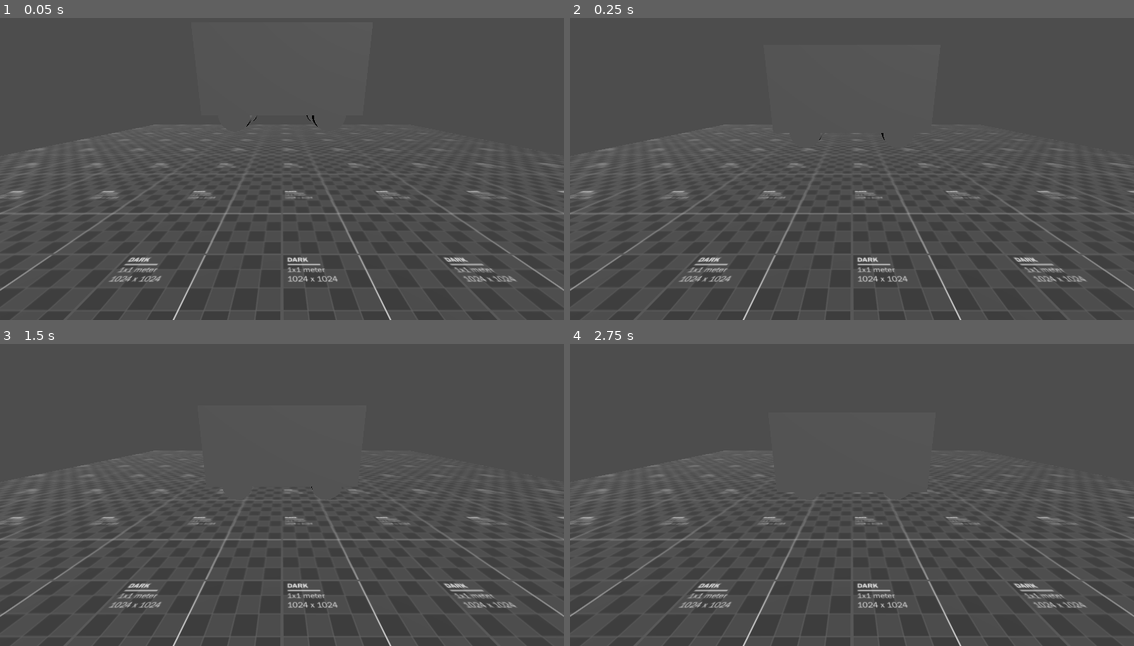
Above: before the commit, frames 1-4 (two rows, left to right).
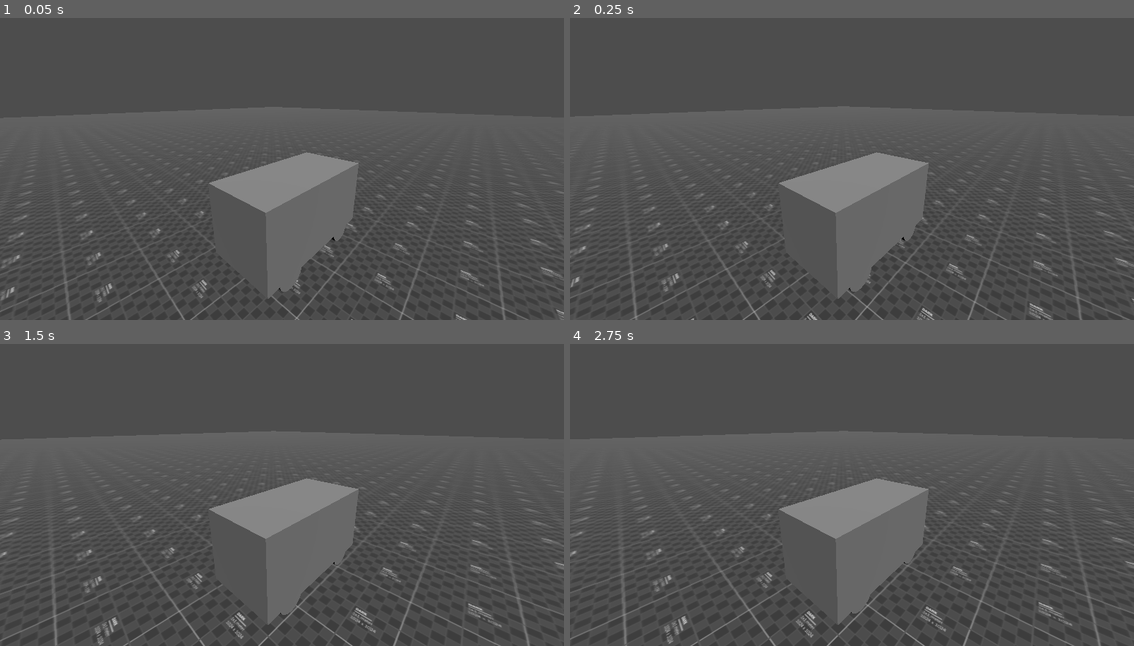
Above: after the commit, the same moments.

Repository: dairycultist/bus-game
Game: Godot game, scene res://scene.tscn
Same seed, same stepped clock (60 frames per second), same inputs: the game is played once before the commit and once after it.
Inputs:
- Up to frame 1 (0.05 s): no input
- Up to frame 2 (0.25 s): no input
- Up to frame 3 (1.5 s): no input
- Up to frame 4 (2.75 s): no input

The runs differ from the first frame. In frame 1, 8.8% of the frame differs, in the area x 0-100%, y 32-100%; in frame 2, 9.0%; in frame 3, 9.3%; in frame 4, 9.3%, in the area x 0-100%, y 37-100%.

Commit message:
Refactor

Diff:
--- a/scene.tscn
+++ b/scene.tscn
@@ -7,17 +7,17 @@
 
 [sub_resource type="StandardMaterial3D" id="StandardMaterial3D_nxogm"]
 albedo_texture = ExtResource("1_ulcgi")
-uv1_scale = Vector3(10, 10, 10)
+uv1_scale = Vector3(100, 100, 100)
 
 [sub_resource type="QuadMesh" id="QuadMesh_drvgu"]
-size = Vector2(10, 10)
+size = Vector2(100, 100)
 orientation = 1
 
 [sub_resource type="BoxShape3D" id="BoxShape3D_nxogm"]
-size = Vector3(2, 1, 1)
+size = Vector3(1, 1, 2)
 
 [sub_resource type="BoxMesh" id="BoxMesh_3253y"]
-size = Vector3(2, 1, 1)
+size = Vector3(1, 1, 2)
 
 [sub_resource type="CylinderMesh" id="CylinderMesh_nxogm"]
 top_radius = 0.2
@@ -36,57 +36,57 @@
 mesh = SubResource("QuadMesh_drvgu")
 skeleton = NodePath("../..")
 
-[node name="Camera3D" type="Camera3D" parent="."]
-transform = Transform3D(1, 0, 0, 0, 0.956453, 0.291888, 0, -0.291888, 0.956453, 0, 0.97508, 3.11501)
-
 [node name="Chassis" type="RigidBody3D" parent="."]
 transform = Transform3D(1, 0, 0, 0, 1, 0, 0, 0, 1, 0, 1.28183, 0)
-linear_damp = 3.5
+linear_damp = 5.0
 angular_damp = 1.0
 
-[node name="CollisionShape3D" type="CollisionShape3D" parent="Chassis"]
+[node name="Camera3D" type="Camera3D" parent="Chassis"]
+transform = Transform3D(0.738491, -0.196809, 0.644901, 0, 0.956453, 0.291888, -0.674264, -0.215556, 0.706331, 1.69432, 1.46767, 2.09409)
+
+[node name="Collider" type="CollisionShape3D" parent="Chassis"]
 shape = SubResource("BoxShape3D_nxogm")
 
-[node name="MeshInstance3D" type="MeshInstance3D" parent="Chassis"]
+[node name="Mesh" type="MeshInstance3D" parent="Chassis"]
 mesh = SubResource("BoxMesh_3253y")
 
 [node name="Wheel" type="Node3D" parent="Chassis"]
-transform = Transform3D(1, 0, 0, 0, 1, 0, 0, 0, 1, -0.6, -0.7, -0.38)
+transform = Transform3D(1, 0, 0, 0, 1, 0, 0, 0, 1, -0.38, -0.7, 0.6)
 script = ExtResource("2_nxogm")
 stiffness = 40.0
 
 [node name="Mesh" type="MeshInstance3D" parent="Chassis/Wheel"]
-transform = Transform3D(1, 0, 0, 0, -4.37114e-08, -1, 0, 1, -4.37114e-08, 0, 0.2, 0)
+transform = Transform3D(-4.37114e-08, -1, 0, 1, -4.37114e-08, 0, 0, 0, 1, 0, 0.2, 0)
 mesh = SubResource("CylinderMesh_nxogm")
 skeleton = NodePath("")
 
 [node name="Wheel2" type="Node3D" parent="Chassis"]
-transform = Transform3D(1, 0, 0, 0, 1, 0, 0, 0, 1, 0.6, -0.7, -0.38)
+transform = Transform3D(1, 0, 0, 0, 1, 0, 0, 0, 1, -0.38, -0.7, -0.6)
 script = ExtResource("2_nxogm")
 stiffness = 40.0
 
 [node name="Mesh" type="MeshInstance3D" parent="Chassis/Wheel2"]
-transform = Transform3D(1, 0, 0, 0, -4.37114e-08, -1, 0, 1, -4.37114e-08, 0, 0.2, 0)
+transform = Transform3D(-4.37114e-08, -1, 0, 1, -4.37114e-08, 0, 0, 0, 1, 0, 0.2, 0)
 mesh = SubResource("CylinderMesh_nxogm")
 skeleton = NodePath("")
 
 [node name="Wheel3" type="Node3D" parent="Chassis"]
-transform = Transform3D(1, 0, 0, 0, 1, 0, 0, 0, 1, -0.6, -0.7, 0.38)
+transform = Transform3D(1, 0, 0, 0, 1, 0, 0, 0, 1, 0.38, -0.7, 0.6)
 script = ExtResource("2_nxogm")
 stiffness = 40.0
 
 [node name="Mesh" type="MeshInstance3D" parent="Chassis/Wheel3"]
-transform = Transform3D(1, 0, 0, 0, -4.37114e-08, -1, 0, 1, -4.37114e-08, 0, 0.2, 0)
+transform = Transform3D(-4.37114e-08, -1, 0, 1, -4.37114e-08, 0, 0, 0, 1, 0, 0.2, 0)
 mesh = SubResource("CylinderMesh_nxogm")
 skeleton = NodePath("")
 
 [node name="Wheel4" type="Node3D" parent="Chassis"]
-transform = Transform3D(1, 0, 0, 0, 1, 0, 0, 0, 1, 0.6, -0.7, 0.38)
+transform = Transform3D(1, 0, 0, 0, 1, 0, 0, 0, 1, 0.38, -0.7, -0.6)
 script = ExtResource("2_nxogm")
 stiffness = 40.0
 
 [node name="Mesh" type="MeshInstance3D" parent="Chassis/Wheel4"]
-transform = Transform3D(1, 0, 0, 0, -4.37114e-08, -1, 0, 1, -4.37114e-08, 0, 0.2, 0)
+transform = Transform3D(-4.37114e-08, -1, 0, 1, -4.37114e-08, 0, 0, 0, 1, 0, 0.2, 0)
 mesh = SubResource("CylinderMesh_nxogm")
 skeleton = NodePath("")
 
--- a/wheel.gd
+++ b/wheel.gd
@@ -1,6 +1,8 @@
 extends Node3D
 
 # the wheel node indicates the positiona at zero compression (aka the lowest point).
+
+# -z direction is forward
 
 @export var max_compression_distance: float = 1.0
 @export var stiffness: float = 50.0
@@ -23,12 +25,13 @@
 	# the suspension is compressed and we should apply a suspension force to
 	# the chassis
 	var compression_distance := 0.
+	var compression_amount   := 0.
 
 	if (ray_result):
 
 		compression_distance = max_compression_distance - (max_compression_position - ray_result.position).length()
+		compression_amount = compression_distance / max_compression_distance
 
-		var compression_amount = compression_distance / max_compression_distance
 		chassis.apply_force(compression_amount * chassis_up * stiffness, global_position + chassis_up * max_compression_distance - chassis.global_position)
 
 	# visibly push our mesh up during compression
